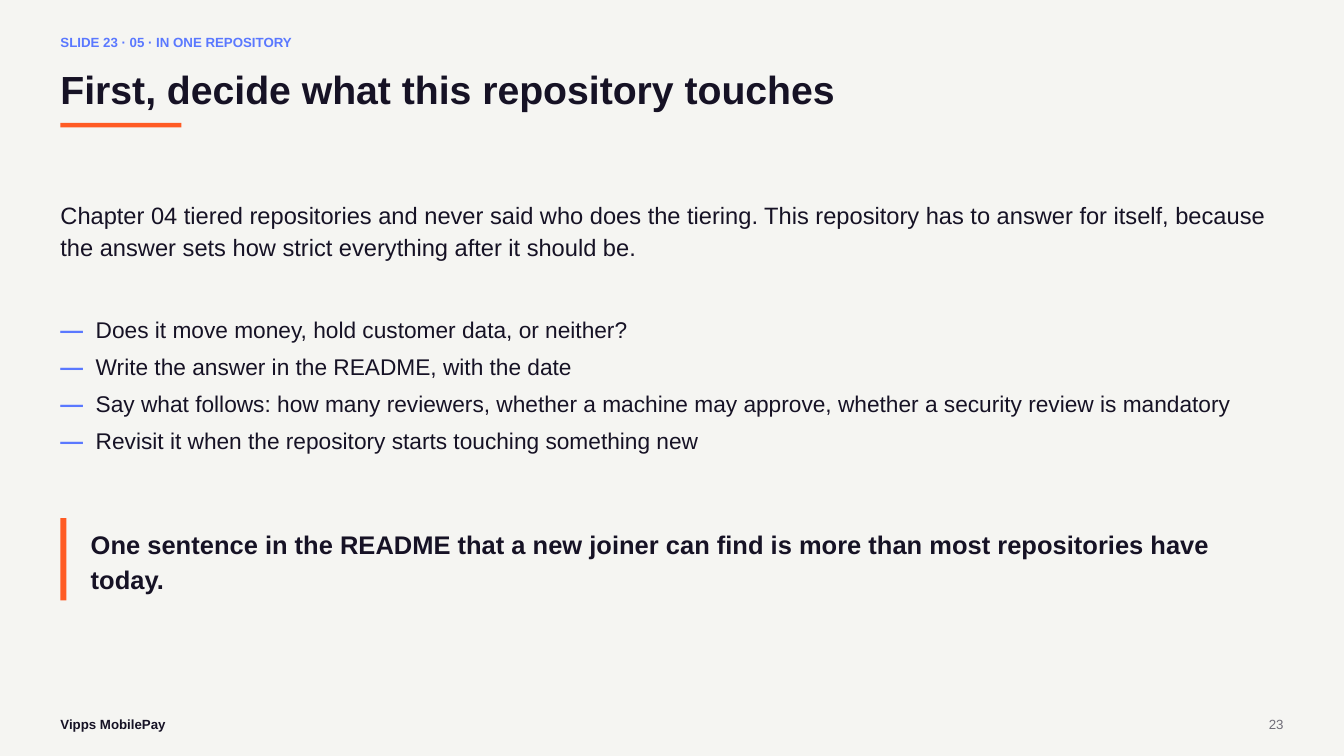
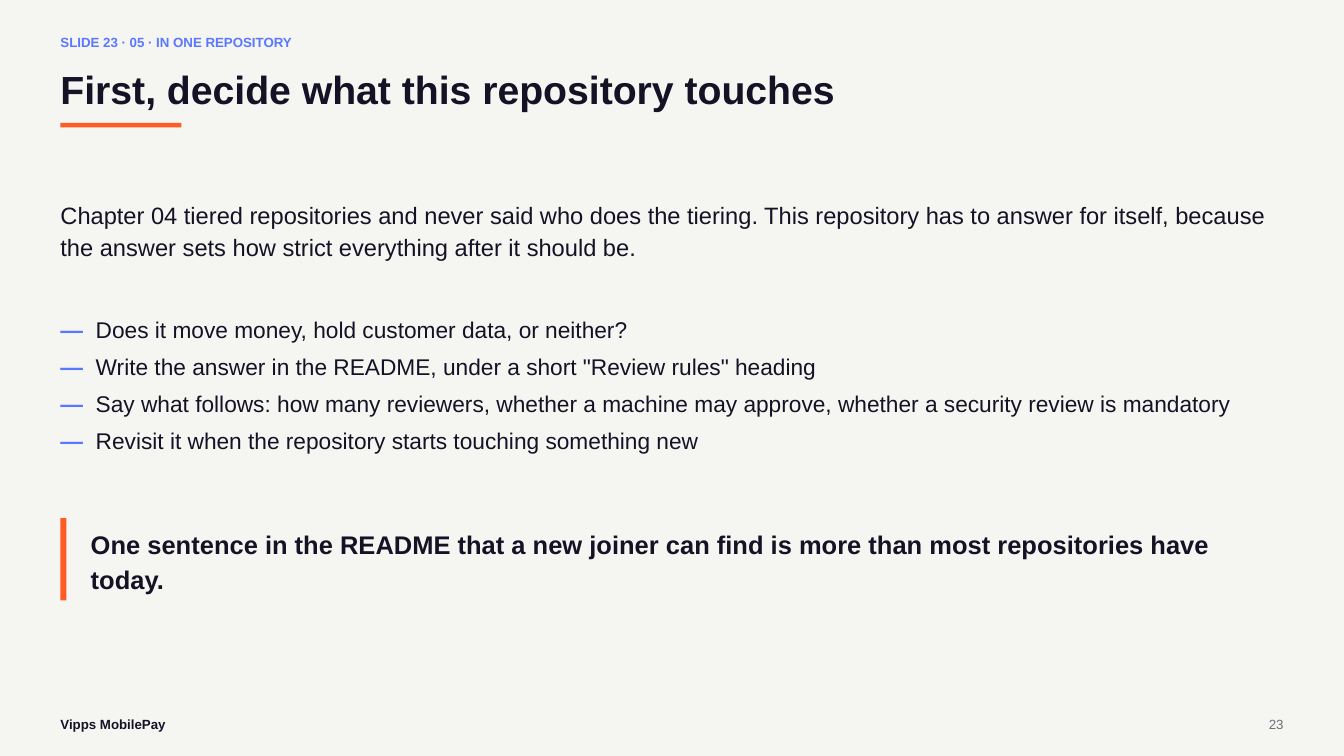
Before and after one commit to svenmalvik/buildtounderstand.org, a slide deck: slide 23 of presentations/what-is-the-second-pair-of-eyes-for-vippsmobilepay.pptx. Drawn at 1344x756 pixels with LibreOffice and Linux fonts; fonts in the diff are those of the drawing. Boxes give left, top, right and bottom in pixels: in the first picture for what was removed or moved away, otherwise in the second. Text is boxed around its words. In the diff, an @@ line names an element or a change of style, - is before the commit and + after.

```diff
--- a/presentations/what-is-the-second-pair-of-eyes-for-vippsmobilepay.pptx
+++ b/presentations/what-is-the-second-pair-of-eyes-for-vippsmobilepay.pptx
@@ text at box(96, 358, 816, 380): text changed @@
-— Write the answer in the README, with the date
+— Write the answer in the README, under a short "Review rules" heading
```
Also in this commit, not shown: 2 other slides changed, 4 other files.
